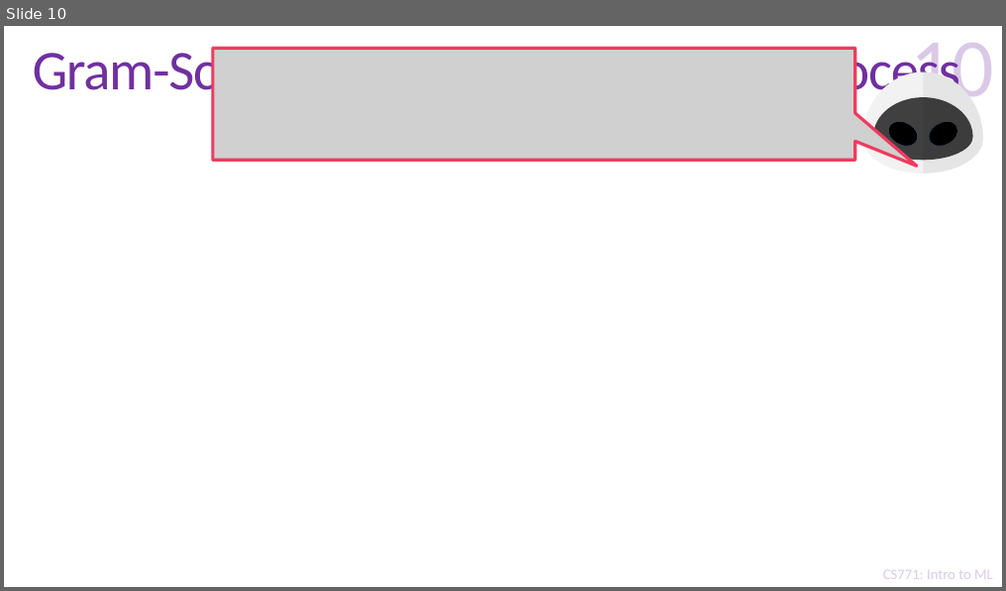
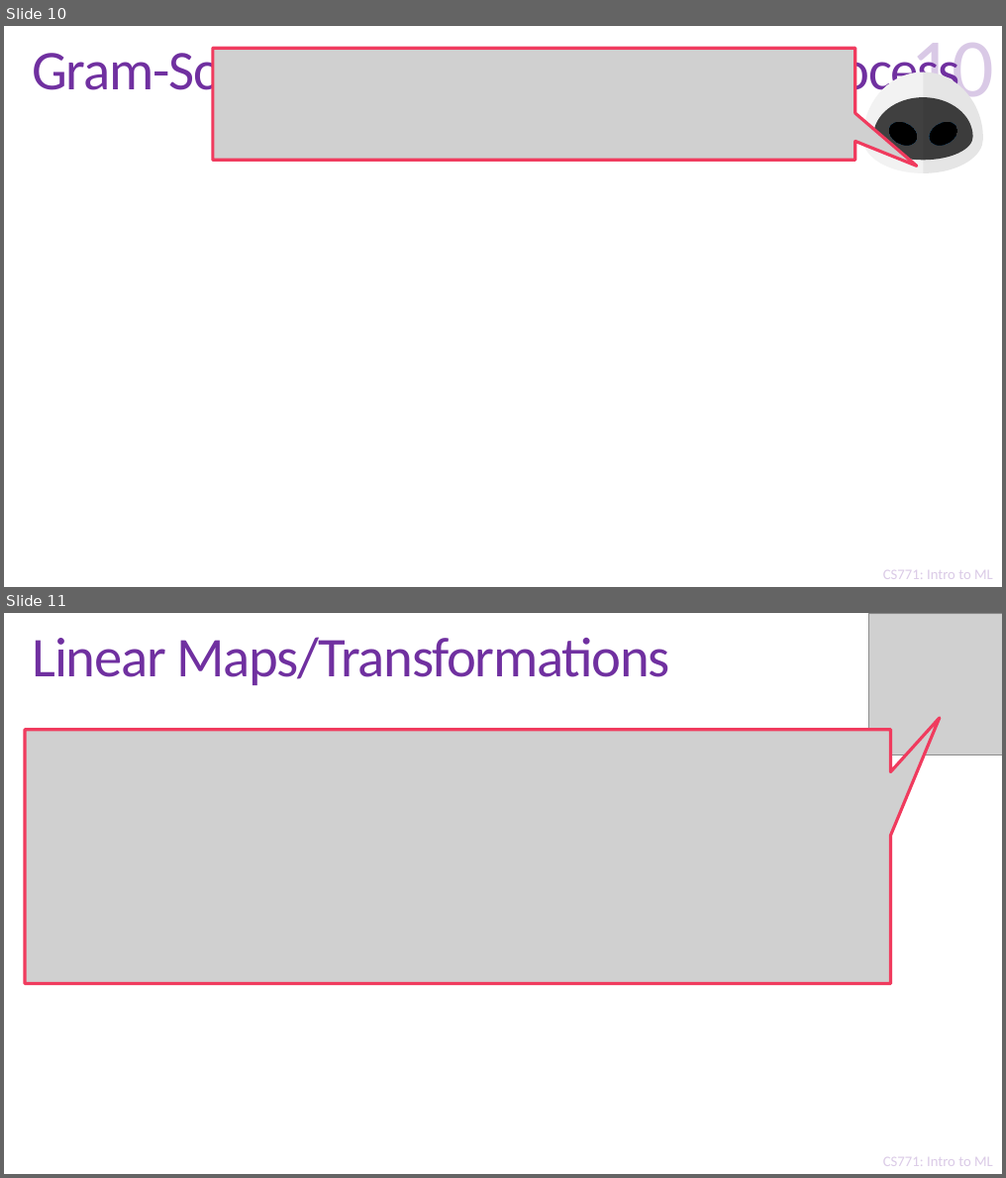
Before and after one commit to purushottamkar/ml19-20w, a slide deck: lecture_slides/16_Linear Algebra Refresher.pptx. Shown one above the other, each under a label of ours: slide 10 before the commit, slides 10 and 11 after it. The pictures are 1006x591 and 1006x1178 pixels, drawn with LibreOffice and Linux fonts; fonts in the diff are those of the drawing; grey boxes stand for pictures; background and template pictures are left out. Boxes give left, top, right and bottom in pixels: in the first picture for what was removed or moved away, otherwise in the second. Text is boxed around its words. In the diff, an @@ line names an element or a change of style, - is before the commit and + after.

```diff
--- a/lecture_slides/16_Linear Algebra Refresher.pptx
+++ b/lecture_slides/16_Linear Algebra Refresher.pptx
@@ slide 11 added at (x1=4, y1=613, x2=1002, y2=1174), background #FFFFFF; not listed: 2 template elements that a slide beside it also shows @@
@@ title added at (x1=33, y1=637, x2=669, y2=685), 54 pt, text #7030A0 @@
+Linear Maps/Transformations
@@ picture added at (x1=868, y1=613, x2=1002, y2=756) @@
@@ page number added at (x1=910, y1=613, x2=994, y2=705), 80 pt, text #7030A0 at 25% opacity @@
+11
@@ picture added at (x1=25, y1=730, x2=891, y2=984) @@
```
Also in this commit, not shown: 17 other slides added.
